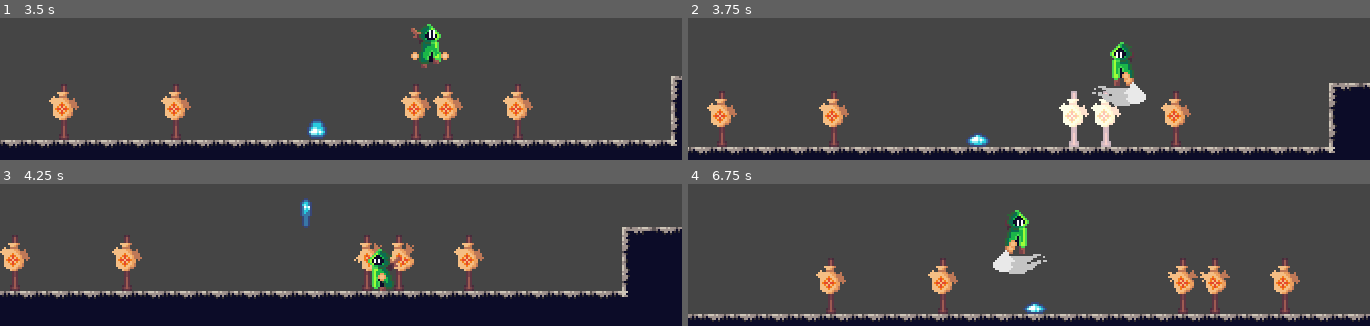
Above: before the commit, frames 1-4 (two rows, left to right).
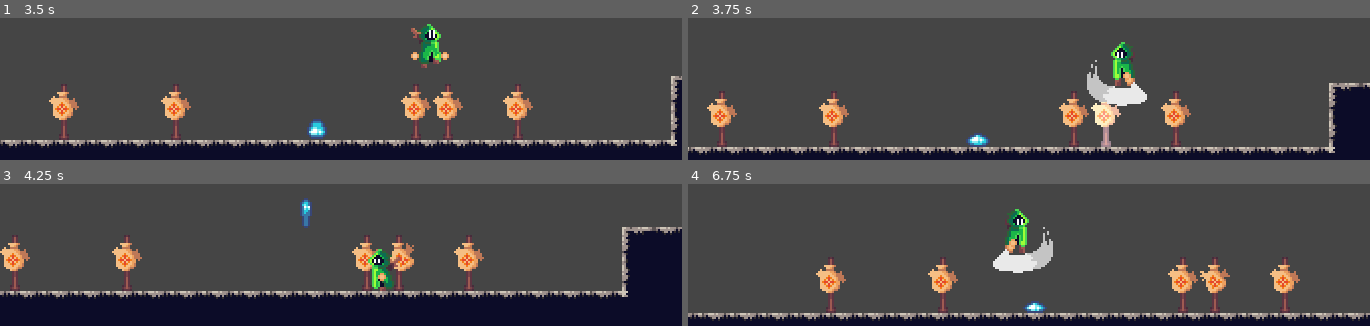
Above: after the commit, the same moments.

Repository: KrzysztofStaron/actionPlatformer
Game: Godot game, scene res://scenes/game.tscn
The game is run twice, just before and just after one commit, with the same random seed, the same clock (stepped at 60 frames per second) and the same inputs.
Inputs (mouse positions are in pixels of both pictures, inside the frame that each line leads up to):
- Up to frame 1 (3.5 s): move the mouse to (outside the picture) at 0.52 s; press the mouse at (outside the picture) at 0.53 s; hold D (move_right) 0.53-1.28 s; tap Space (jump) at 0.77, 1.52, 3.02 s; move the mouse to (outside the picture) at 1.27 s; release the mouse at (outside the picture) at 1.28 s; hold A (move_left) 1.28-2.03 s; tap Ctrl (walk) at 1.35, 2.85 s; move the mouse to (outside the picture) at 2.02 s; press the mouse at (outside the picture) at 2.03 s; hold D (move_right) from 2.03 s (still down); move the mouse to (306, 44) at 2.77 s; release the mouse at (306, 44) at 2.78 s
- Up to frame 2 (3.75 s): move the mouse to (1233, 25) at 3.52 s; release D (move_right) at 3.53 s; press the mouse at (1233, 25) at 3.53 s; hold A (move_left) from 3.53 s (still down)
- Up to frame 3 (4.25 s): keep holding A (move_left); tap Space (jump) at 3.77 s
- Up to frame 4 (6.75 s): move the mouse to (outside the picture) at 4.27 s; release the mouse at (outside the picture) at 4.28 s; tap Ctrl (walk) at 4.35, 5.85 s; tap Space (jump) at 4.52, 6.02 s; move the mouse to (outside the picture) at 5.02 s; press the mouse at (outside the picture) at 5.03 s; move the mouse to (outside the picture) at 5.77 s; release A (move_left) at 5.78 s; release the mouse at (outside the picture) at 5.78 s; hold D (move_right) from 5.78 s (still down); move the mouse to (outside the picture) at 6.52 s; press the mouse at (outside the picture) at 6.53 s

Frame 1 is identical in both runs. In frame 2, 2.5% of the frame differs, in the area x 54-68%, y 16-91%; in frame 3, 0.3%; in frame 4, 4.4%, in the area x 0-100%, y 17-98%.

Commit message:
work a bit

Diff:
--- a/player/player.tscn
+++ b/player/player.tscn
@@ -103,8 +103,8 @@
 
 [sub_resource type="Animation" id=63]
 resource_name = "airSwordAtack"
-length = 0.3
-step = 0.06
+length = 0.35
+step = 0.07
 tracks/0/type = "value"
 tracks/0/path = NodePath("Sprite:texture")
 tracks/0/interp = 1
@@ -148,7 +148,7 @@
 tracks/3/imported = false
 tracks/3/enabled = true
 tracks/3/keys = {
-"times": PoolRealArray( 0, 0.06, 0.12, 0.18, 0.24 ),
+"times": PoolRealArray( 0, 0.07, 0.14, 0.21, 0.28 ),
 "transitions": PoolRealArray( 1, 1, 1, 1, 1 ),
 "update": 1,
 "values": [ 0, 1, 2, 3, 4 ]
@@ -160,7 +160,7 @@
 tracks/4/imported = false
 tracks/4/enabled = true
 tracks/4/keys = {
-"times": PoolRealArray( 0.12 ),
+"times": PoolRealArray( 0.14 ),
 "transitions": PoolRealArray( 1 ),
 "values": [ {
 "args": [  ],
@@ -174,7 +174,7 @@
 tracks/5/imported = false
 tracks/5/enabled = true
 tracks/5/keys = {
-"times": PoolRealArray( 0.06, 0.24 ),
+"times": PoolRealArray( 0.07, 0.21 ),
 "transitions": PoolRealArray( 1, 1 ),
 "update": 1,
 "values": [ PoolVector2Array( -5.20591, 3.91042, -3.27018, 0, 7.95708, -4.6214, 7.56993, 3.91042, -0.560152, 4.97689 ), PoolVector2Array( 0, 0, 0, 0, 0, 0 ) ]
@@ -186,7 +186,7 @@
 tracks/6/imported = false
 tracks/6/enabled = true
 tracks/6/keys = {
-"times": PoolRealArray( 0.06 ),
+"times": PoolRealArray( 0.07 ),
 "transitions": PoolRealArray( 1 ),
 "update": 0,
 "values": [ Vector2( 2.583, 2.813 ) ]
@@ -198,7 +198,7 @@
 tracks/7/imported = false
 tracks/7/enabled = true
 tracks/7/keys = {
-"times": PoolRealArray( 0.06 ),
+"times": PoolRealArray( 0.07 ),
 "transitions": PoolRealArray( 1 ),
 "update": 0,
 "values": [ Vector2( -5.55313, 4 ) ]
